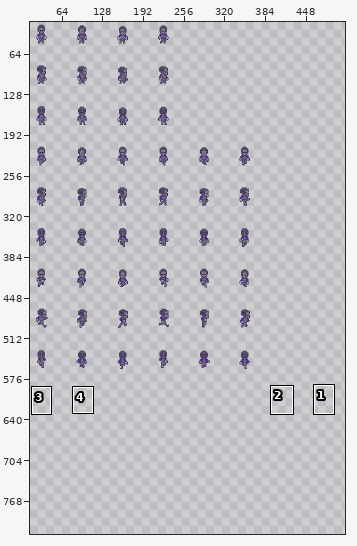
Pixel-art file: Assets/Textures/Characters/guard_spritesheet.aseprite. The picture above shows the old version from afar; the outline marks the close-up.
Close-up. Before the commit:
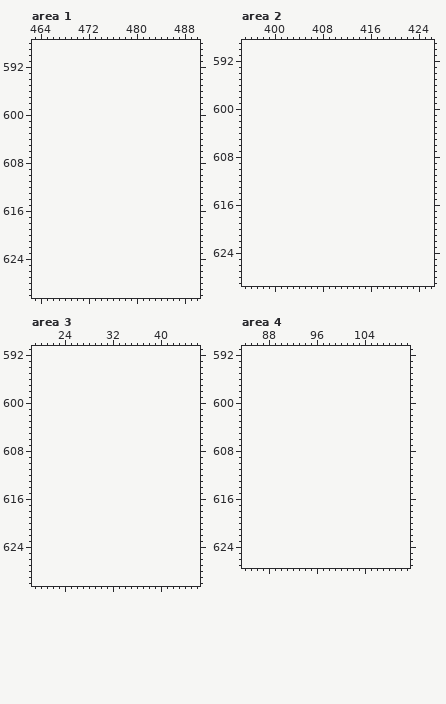
400x576 pixels, 1 frame. Colours within 5 levels of each other are drawn and written as one. Shown: area 1: x 463..490, y 588..630; area 2: x 395..426, y 589..629; area 3: x 19..46, y 591..630; area 4: x 84..111, y 591..627. The old version is drawn lined up with the new one, on the new canvas. The wide view leaves out empty margins. The commit also changed other parts of the picture, which this record leaves out.
After the commit:
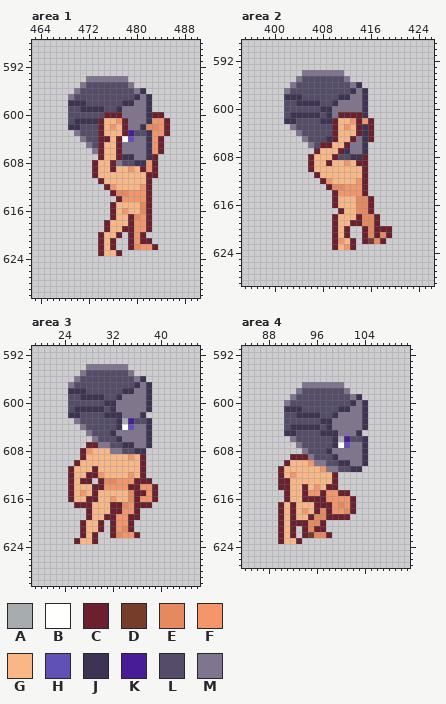
Palette (. is transparent): A #a7acae  B #fffffe  C #6c1f2f  D #763d2b  E #e7895f  F #f4956a  G #fab786  H #6051b6  J #3e3352  K #471c96  L #544c69  M #80758e
Changes in this commit:
canvas 400x576 -> 528x832
Changed rows in their new state; - is an unchanged pixel.
Area 1:
first column x 469:
594 ---MMMMMMM-------
595 --MLLLLLLLM------
596 -MLLLLLLLLLMJ----
597 MLLLLLLLLLLJMJ---
598 JJJLLLLLLJJMMJ---
599 LLJJJJLLJMMMMJ---
600 LLLLLLCCCMMMMJCC-
601 LJJJJCGGFCMMMJFFC
602 JJLLLCGFGCMMJEEFC
603 -MLLLCGGGCKLLJFFC
604 --MLLCCGCBHMMJFC-
605 ---MLCGGCMMMMJFC-
606 ----MCGGCMMMMJFC-
607 -----CGGCJJMMJC--
608 ----CGGCMLLJJFC--
609 ----CGGCGGFGCFC--
610 ----CGGGGGGGGCC--
611 -----CGGGGGGGC---
612 ------CFGGGGFC---
613 -------CEEFFFC---
614 --------CFFFFC---
615 -------CGGGGEC---
616 -------CGFGGEC---
617 -------CGGCEFC---
618 ------CGGGCFFC---
619 ------CGGCCFFC---
620 -----CGGC-CFC----
621 -----CGC--CFCC---
622 -----CGC--CEFFC--
623 -----CGGC--------
Area 2:
first column x 402:
594 ---MMMMMMM--------
595 --MLLLLLLLM-------
596 -MLLLLLLLLLMJ-----
597 MLLLLLLLLLLJMJ----
598 JJJLLLLLLJJMMJ----
599 LLJJJJLLJMMMMJ----
600 LLLLLLJJMMMMMJ----
601 LJJJJJLJMCCCCJ----
602 JJLLLLJJCGGFCFC---
603 -MLLLLLLCGFGCJC---
604 --MLLLLLCGGGCJC---
605 ---MLLLJCGGCMJC---
606 ----MLCCGGCMMJ----
607 -----CGGGCJMMJ----
608 ----CGGGCLLJJC----
609 ----CGGCGGFGCC----
610 ----CGGGGGGGGC----
611 -----CGGGGGGGC----
612 ------CFGGGGFC----
613 -------CEEFFFC----
614 --------CFFFFC----
615 --------CGGGEEC---
616 --------CGGGEEC---
617 ---------CGGEEC---
618 --------CGGGCEEC--
619 --------CGGCCEEC--
620 --------CGC--CECCC
621 --------CGC--CECEC
622 --------CFGC-CDEC-
623 --------CGFC------
Area 3:
first column x 25:
594 ---MMMMMMM-----
595 --MLLLLLLLM----
596 -MLLLLLLLLLMJ--
597 MLLLLLLLLLLJMJ-
598 JJJLLLLLLJJMMJ-
599 LLJJJJLLJMMMMJ-
600 LLLLLLJJMMMMMJ-
601 LJJJJJLJMMMMMJ-
602 JJLLLLJJJMMMJ--
603 -MLLLLLLJAKLLJ-
604 --MLLLLLJBHMMJ-
605 ---MLLLJMMMMMJ-
606 ----MLLLJMMMMJ-
607 ---CCMMLLJJMMJ-
608 --CFGGGMMLLJJ--
609 --CGGGGGGGFGC--
610 -CGGGGGGGGGGC--
611 CGGGCGGGGGGGC--
612 CGGCCFGGGGFGC--
613 CGCC-CEEFFFCCC-
614 CGGGCCFFFFCCFFC
615 CGFGCGGGGGECCFC
616 CGGCCGGFGGECFFC
617 -CCCGGGCCEFCCC-
618 ---CGGGCCFFC---
619 ---CGGCCFFCC---
620 --CGGC-CFFC----
621 --CGGC-CFEC----
622 --CGC--CEFFC---
623 -CGGC----------
Area 4:
first column x 90:
597 ----MMMMMMM----
598 ---MLLLLLLLM---
599 --MLLLLLLLLLMJ-
600 -MLLLLLLLLLLJMJ
601 -JJJLLLLLLJJMMJ
602 -LLJJJJLLJMMMMJ
603 -LLLLLLJJMMMMMJ
604 -LJJJJJLJMMMMMJ
605 -JJLLLLJJJMMMJ-
606 --MLLLLLLJAKLLJ
607 ---MLLLLLJBHMMJ
608 ----MLLLJMMMMMJ
609 --CCCMLLLJMMMMJ
610 -CGGGFMMLLJJMMJ
611 CGGGGGGFMMLLJJ-
612 CGFGGGGGGC-----
613 CCGGGGGGGC-----
614 CCGGCGFGCC-----
615 -CGGCFFCFFCC---
616 -CGGCCCCFFFFC--
617 CGCGGGCCCFEFC--
618 CGCGFGCECFFEC--
619 CGCGGCEECCCC---
620 CGCCCEEC-------
621 CGC-CECC-------
622 CGC-CDEEC------
623 CGGC-----------
Boxes around the changes in both close-ups, in picture pixels (x1, y1, x2, y2):
added: (68, 76, 170, 256)
added: (284, 70, 392, 250)
added: (68, 364, 158, 544)
added: (278, 382, 368, 544)
